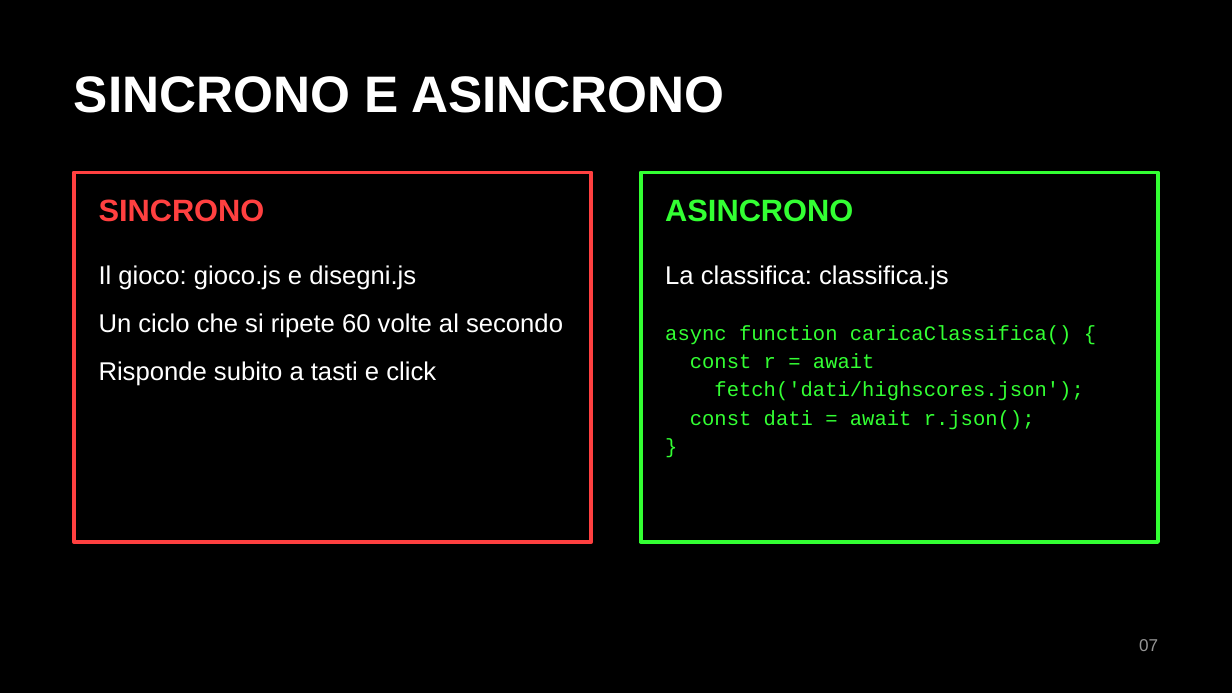
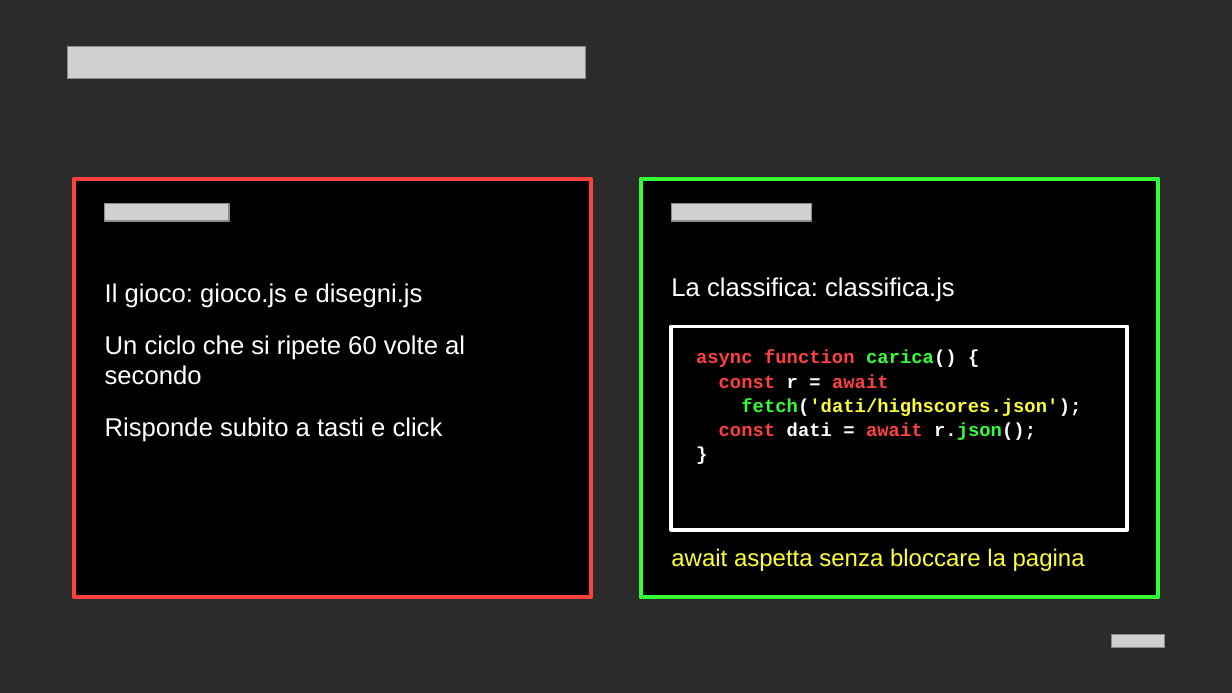
Before and after one commit to EliseyRotar/progetto-tps-arcade-games, a slide deck: slide 7 of consegna/Space Invaders - Presentazione.pptx. Drawn at 1232x693 pixels with LibreOffice and Linux fonts; fonts in the diff are those of the drawing; grey boxes stand for pictures; background and template pictures are left out; a plain dark background stands for a picture behind light text. Boxes give left, top, right and bottom in pixels: in the first picture for what was removed or moved away, otherwise in the second. Text is boxed around its words. In the diff, an @@ line names an element or a change of style, - is before the commit and + after.

```diff
--- a/consegna/Space Invaders - Presentazione.pptx
+++ b/consegna/Space Invaders - Presentazione.pptx
@@ background #000000 to picture (left out) @@
@@ picture added at [68, 47, 585, 79] @@
@@ text removed at [74, 76, 724, 113] @@
-SINCRONO E ASINCRONO
@@ rectangle: place and size @@
-rectangle at [74, 172, 591, 542]
+rectangle at [74, 179, 591, 598]
@@ rectangle at [74, 179, 591, 598]: fill none to #000000 @@
@@ rectangle at [641, 179, 1158, 598]: fill none to #000000 @@
@@ rectangle: place and size @@
-rectangle at [641, 172, 1158, 542]
+rectangle at [641, 179, 1158, 598]
@@ text removed at [99, 199, 265, 222] @@
-SINCRONO
@@ picture added at [105, 203, 229, 222] @@
@@ text removed at [665, 199, 853, 222] @@
-ASINCRONO
@@ picture added at [671, 203, 812, 222] @@
@@ text "Il gioco: gioco.js e disegni.js": place and size @@
-text "Il gioco: gioco.js e disegni.js" at [99, 265, 563, 386]
+text "Il gioco: gioco.js e disegni.js" at [105, 283, 465, 442]
@@ text "Il gioco: gioco.js e disegni.js" at [105, 283, 465, 442]: more space between paragraphs @@
@@ text "La classifica: classifica.js": place and size @@
-text "La classifica: classifica.js" at [665, 265, 949, 290]
+text "La classifica: classifica.js" at [671, 277, 955, 302]
@@ rectangle added at [671, 326, 1127, 530], fill #000000, outline #FFFFFF 2.25 pt @@
@@ text at [696, 350, 957, 367]: text changed; size 12 to 11 pt; text colour #33FF33 to #FF4040; bold on @@
-async function caricaClassifica() {
+async function carica() {
@@ text "async function carica() {": place and size @@
-text "async function carica() {" at [665, 326, 1083, 430]
+text "async function carica() {" at [696, 350, 1081, 440]
@@ text at [719, 374, 1081, 440]: size 12 to 11 pt, bold on in "const r = await", "fetch('dati/highscores.json');", "const dati = await r.json();", "}"; text colour #33FF33 to #FF4040 in "const await", "const await"; text colour #33FF33 to #FFFFFF in "r =", "fetch('dati/highscores.json');", "dati = r.json();", "}"; text colour #33FF33 to #FFFF33 in "fetch('dati/highscores.json');"; less space between paragraphs @@
@@ text added at [671, 548, 1085, 571], 14 pt, text #FFFF33 @@
+await aspetta senza bloccare la pagina
@@ picture added at [1111, 634, 1164, 647] @@
@@ text removed at [1139, 639, 1158, 651] @@
-07
```
Also in this commit, not shown: 9 other slides changed, 1 slide added, 1 slide removed, 8 other files.
